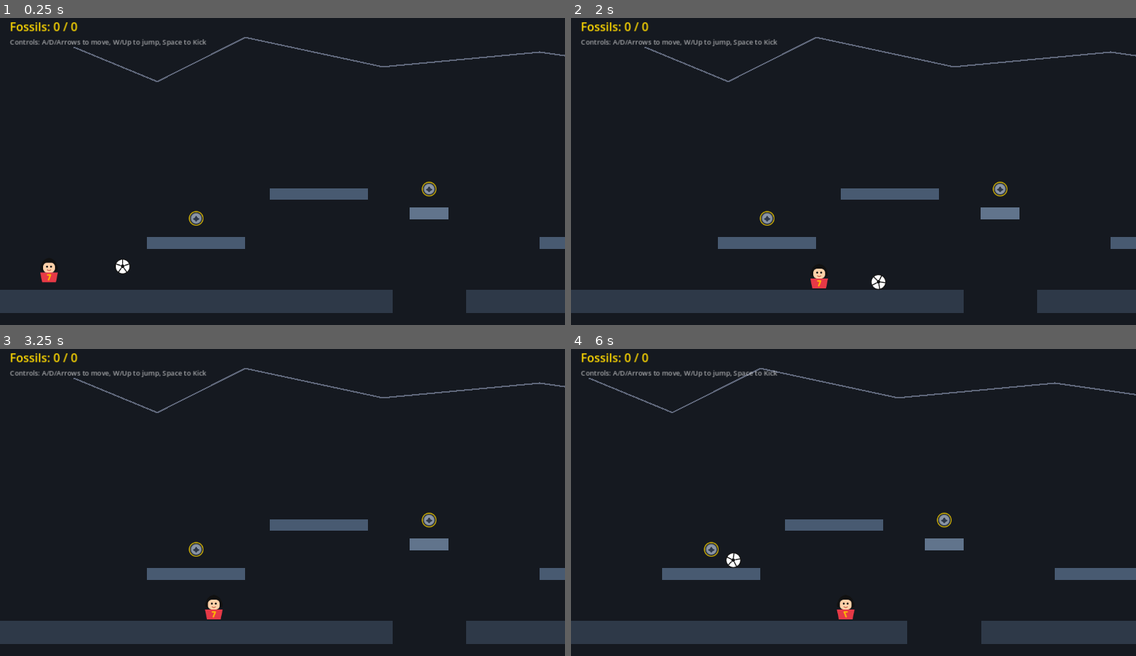
Above: before the commit, frames 1-4 (two rows, left to right).
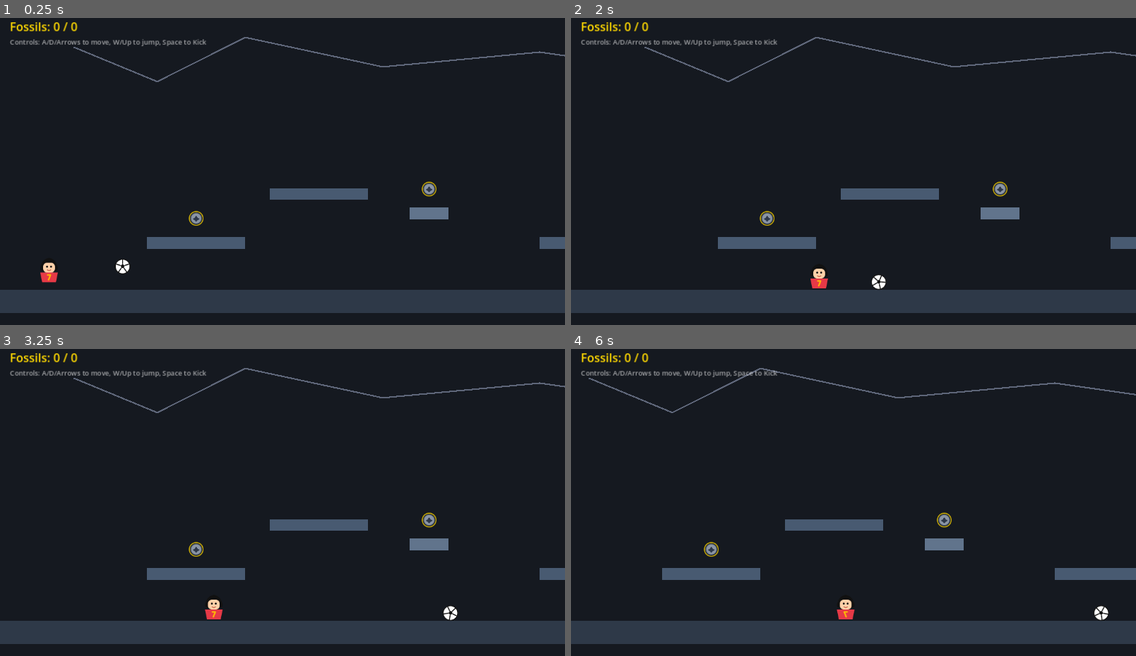
Above: after the commit, the same moments.

Repository: marcosjunqueira/lucas-game
Game: Godot game, scene res://main.tscn
The game is run twice, just before and just after one commit, with the same random seed, the same clock (stepped at 60 frames per second) and the same inputs.
Inputs (mouse positions are in pixels of both pictures, inside the frame that each line leads up to):
- Up to frame 1 (0.25 s): no input
- Up to frame 2 (2 s): tap Enter at 0.5, 1.35 s; move the mouse to (977, 150) at 0.52 s; hold Enter 0.53-1.28 s; hold Right (ui_right) from 0.53 s (still down); click (977, 150) at 0.67 s; tap Space at 0.77, 1.52 s; move the mouse to (740, 183) at 1.27 s
- Up to frame 3 (3.25 s): move the mouse to (339, 428) at 2.02 s; release Right (ui_right) at 2.03 s; hold Left (ui_left) 2.03-2.78 s; hold Enter 2.03-2.78 s; move the mouse to (254, 560) at 2.77 s; hold Right (ui_right) from 2.78 s (still down); tap Enter at 2.85 s; click (254, 560) at 2.92 s; tap Space at 3.02 s
- Up to frame 4 (6 s): move the mouse to (1023, 545) at 3.52 s; hold Enter 3.53-4.28 s; tap Space at 3.77, 4.52 s; move the mouse to (684, 450) at 4.27 s; release Right (ui_right) at 4.28 s; hold Left (ui_left) 4.28-5.03 s; tap Enter at 4.35, 5.85 s; move the mouse to (881, 496) at 5.02 s; hold Right (ui_right) 5.03-5.78 s; hold Enter 5.03-5.78 s; click (881, 496) at 5.17 s; move the mouse to (768, 419) at 5.77 s; hold Left (ui_left) from 5.78 s (still down)

The runs differ from the first frame. In frame 1, 1.0% of the frame differs, in the area x 69-83%, y 88-97%; in frame 2, 1.0%; in frame 3, 1.1%; in frame 4, 1.2%, in the area x 27-96%, y 66-97%.

Commit message:
Remove the pit, making the floor a single unified solid platform

Diff:
--- a/main.tscn
+++ b/main.tscn
@@ -7,11 +7,8 @@
 [ext_resource type="PackedScene" path="res://goal.tscn" id="5_goal_scene"]
 [ext_resource type="Texture2D" uid="uid://d3x6y8w2p8p3o" path="res://assets/trex_siuuu.svg" id="6_trex_texture"]
 
-[sub_resource type="RectangleShape2D" id="RectangleShape2D_Floor1"]
-size = Vector2(800, 48)
-
-[sub_resource type="RectangleShape2D" id="RectangleShape2D_Floor2"]
-size = Vector2(1050, 48)
+[sub_resource type="RectangleShape2D" id="RectangleShape2D_Floor"]
+size = Vector2(2000, 48)
 
 [sub_resource type="RectangleShape2D" id="RectangleShape2D_Platform1"]
 size = Vector2(200, 24)
@@ -51,31 +48,18 @@
 [node name="CollisionShape2D" type="CollisionShape2D" parent="RightWall"]
 shape = SubResource("RectangleShape2D_Wall")
 
-[node name="Floor1" type="StaticBody2D" parent="."]
-position = Vector2(400, 600)
-
-[node name="ColorRect" type="ColorRect" parent="Floor1"]
-offset_left = -400.0
+[node name="Floor" type="StaticBody2D" parent="."]
+position = Vector2(1000, 600)
+
+[node name="ColorRect" type="ColorRect" parent="Floor"]
+offset_left = -1000.0
 offset_top = -24.0
-offset_right = 400.0
+offset_right = 1000.0
 offset_bottom = 24.0
 color = Color(0.180392, 0.223529, 0.282353, 1)
 
-[node name="CollisionShape2D" type="CollisionShape2D" parent="Floor1"]
-shape = SubResource("RectangleShape2D_Floor1")
-
-[node name="Floor2" type="StaticBody2D" parent="."]
-position = Vector2(1475, 600)
-
-[node name="ColorRect" type="ColorRect" parent="Floor2"]
-offset_left = -525.0
-offset_top = -24.0
-offset_right = 525.0
-offset_bottom = 24.0
-color = Color(0.180392, 0.223529, 0.282353, 1)
-
-[node name="CollisionShape2D" type="CollisionShape2D" parent="Floor2"]
-shape = SubResource("RectangleShape2D_Floor2")
+[node name="CollisionShape2D" type="CollisionShape2D" parent="Floor"]
+shape = SubResource("RectangleShape2D_Floor")
 
 [node name="Step1" type="StaticBody2D" parent="."]
 position = Vector2(400, 480)
